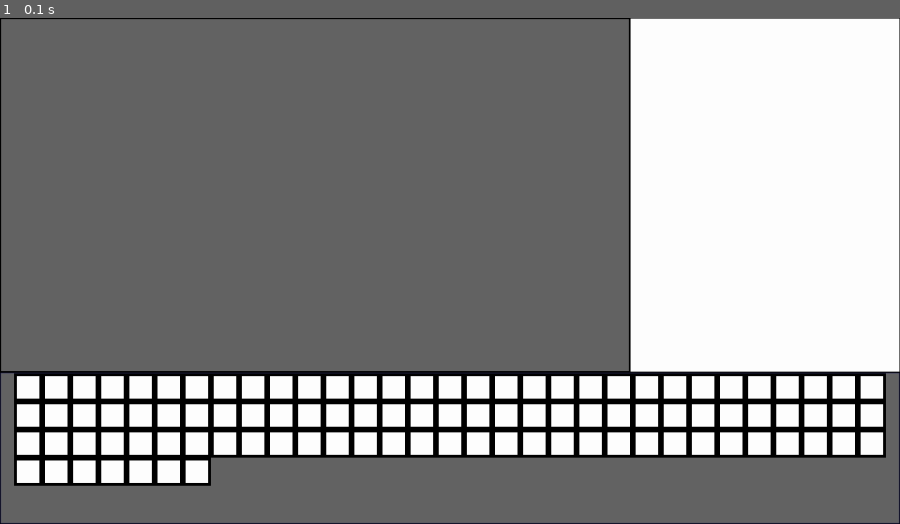
Above: before the commit, frame 1.
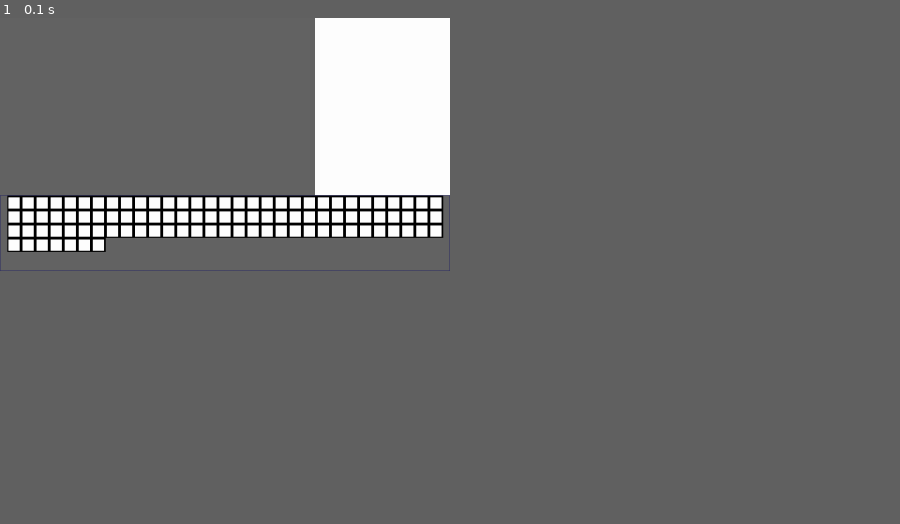
Above: after the commit, the same moment.

Repository: Culf-B/PygameLevelEditor
Game: pygame game, started from gui.py
The game is run twice, just before and just after one commit, with the same random seed, the same clock (stepped at 60 frames per second) and the same inputs.
Inputs:
- Up to frame 1 (0.1 s): no input
In our replay, the window is 900x506 before the commit and 450x253 after it. These sizes can differ from the game's own. Grey fills any space a smaller window leaves; there, only what the larger window draws over its background counts as a difference.

The runs differ from the first frame. In frame 1, 49% of the frame differs, in the area x 0-100%, y 0-100%.

Commit message:
Made scaling work
Would be nice to center the image and maybe remove black bars, but for now it is uncentered with black bars as long as the ratio is not (16:9)

Diff:
--- a/gui.py
+++ b/gui.py
@@ -16,6 +16,8 @@
         self.wMainCoeffs = [0.7, 0.7]
         self.wRightCoeffs = [0.3, 0.7]
         self.wBottomCoeffs = [1, 0.3]
+
+        self.scalingRatio = 1
 
         # --- Window Rects ---
         self.rMain = pygame.Rect(0, 0, self.renderRes[0] * self.wMainCoeffs[0], self.renderRes[1] * self.wMainCoeffs[1])
@@ -108,13 +110,25 @@
         self.renderSurface.fill([255, 255, 255])
 
         # Update all grouped elements
-        for group in groups:
-            group.update(events)
+        for window in groups:
+            window.update(events, scaling = self.scalingRatio)
 
-        self.parentSurface.blit(self.renderSurface, [0, 0])
+        self.renderToParentRatio = [
+            self.parentSurface.get_width() / self.renderRes[0],
+            self.parentSurface.get_height() / self.renderRes[1]
+        ]
+        self.scalingRatio = min(self.renderToParentRatio)
+
+        self.parentSurface.blit(
+            pygame.transform.scale(
+                self.renderSurface,
+                [self.renderRes[0] * self.scalingRatio, self.renderRes[1] * self.scalingRatio]
+            ),
+            [0, 0]
+        )
 
 def _guiTest():
-    screen = pygame.display.set_mode([1600, 900])
+    screen = pygame.display.set_mode([800, 450], pygame.RESIZABLE)
     pygame.display.set_caption("GUI Test")
     clock = pygame.time.Clock()
     run = True
@@ -127,7 +141,7 @@
             if event.type == pygame.QUIT:
                 run = False
 
-        screen.fill([255, 255, 255])
+        screen.fill([0, 0, 0])
 
         gui.draw(events)
 
--- a/tools/uielements.py
+++ b/tools/uielements.py
@@ -71,7 +71,7 @@
             element.activated = False
 
 class Window(Group):
-    def __init__(self, screen, rect, colorscheme, borderwidth = None):
+    def __init__(self, screen, rect, colorscheme, scaling = 1, borderwidth = None):
         super().__init__()
 
         self.screen = screen
@@ -79,6 +79,7 @@
         self.colorscheme = colorscheme
         self.rect = rect
         self.surface = pygame.surface.Surface([rect.w, rect.h])
+        self.scaling = scaling # When parentsurface is being rescaled, scaling makes it possible to convert a mouse position to the actual rendered size
 
     def getWidth(self):
         return self.rect.w
@@ -89,11 +90,13 @@
     def getSurface(self):
         return self.surface
 
-    def update(self, events):
+    def update(self, events, scaling = 1):
+        self.scaling = scaling
+
         self.clearSurface()
 
         for element in self.elements:
-            element.update(events, self.rect.topleft)
+            element.update(events, self.rect.topleft, self.scaling)
 
         self.drawBorder()
         self.drawOnScreen()
@@ -114,10 +117,13 @@
         self.activated = False
         self.groups = []
 
-    def update(self, events, positionoffset = None):
+    def update(self, events, positionoffset = None, scaling = 1):
+        # Bad looking if statement for compatability
         if self.activated:
-            if positionoffset != None:
-                self.eventupdate(events, positionoffset)
+            # Updated elements supporting extra arguments
+            if positionoffset != None or scaling != 1: # Only used when non-default arguments are supplied
+                self.eventupdate(events, positionoffset, scaling)
+            # Elements that do not support extra arguments
             else:
                 self.eventupdate(events)
             self.draw()
@@ -375,8 +381,8 @@
         self.maxScroll = 0
         self.objectsPrLine = 0
 
-    def eventupdate(self, events, positionoffset = [0, 0]):
-        self.tempMpos = pygame.mouse.get_pos()
+    def eventupdate(self, events, positionoffset = [0, 0], scaling = 1):
+        self.tempMpos = [p * (1 / scaling) for p in pygame.mouse.get_pos()]
         self.scroll = False
         self.collisionrect = pygame.Rect(self.rect.x + positionoffset[0], self.rect.y + positionoffset[1], self.rect.w, self.rect.h)
         if self.collisionrect.collidepoint(self.tempMpos):
@@ -394,7 +400,7 @@
 
                 elif event.type == pygame.MOUSEBUTTONUP and event.button == 1:
                     for obj in self.objects:
-                        obj.mouseevent([event.pos[0] - self.collisionrect.x, event.pos[1] - self.collisionrect.y])
+                        obj.mouseevent([event.pos[0] * (1 / scaling) - self.collisionrect.x, event.pos[1] * (1 / scaling) - self.collisionrect.y])
         else:
             self.hover = False
 
